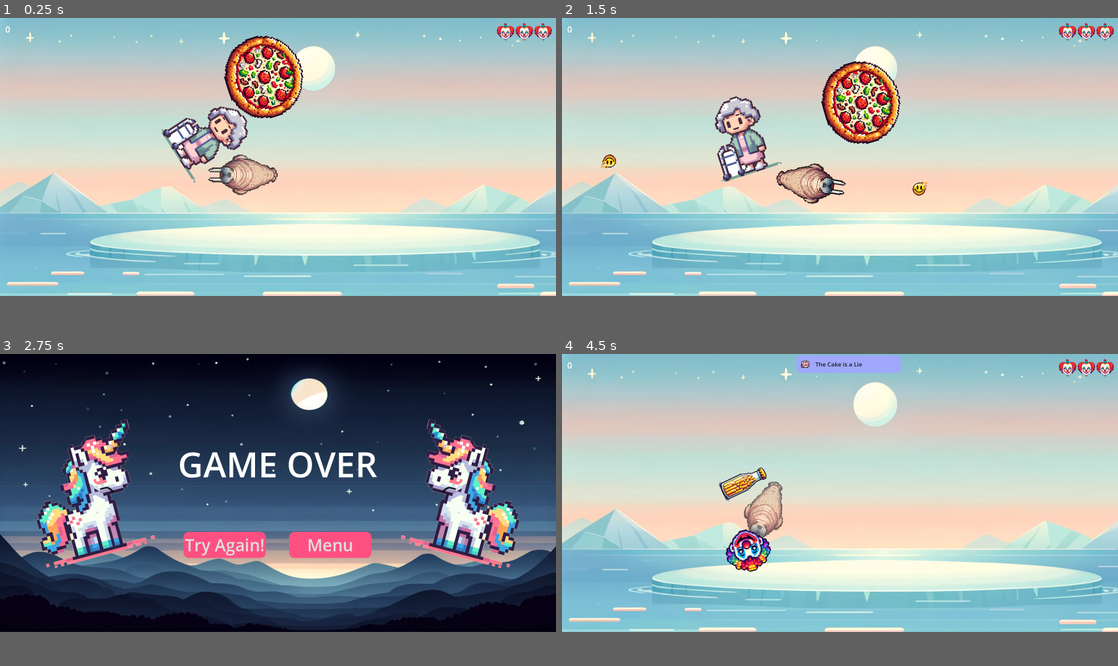
Above: before the commit, frames 1-4 (two rows, left to right).
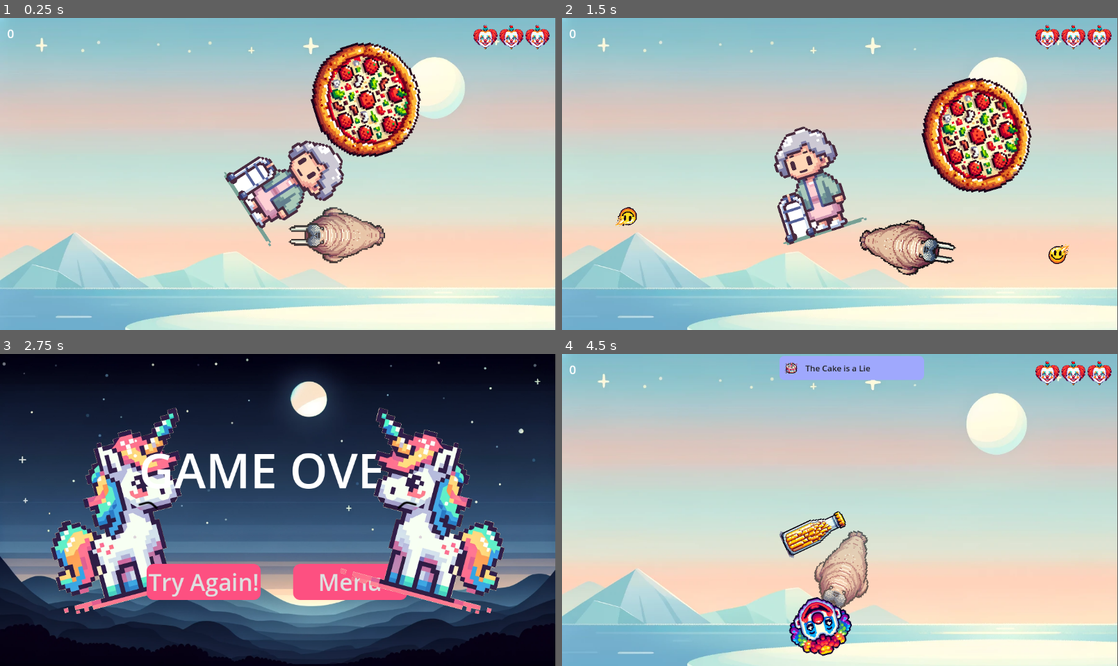
Above: after the commit, the same moments.

Repository: bytedev-code/the-sad-unicorn
Game: Godot game, scene res://game.tscn
Same seed, same stepped clock (60 frames per second), same inputs: the game is played once before the commit and once after it. This scene is started directly instead of the project's main scene.
Inputs (mouse positions are in pixels of both pictures, inside the frame that each line leads up to):
- Up to frame 1 (0.25 s): no input
- Up to frame 2 (1.5 s): move the mouse to (962, 142) at 0.52 s; hold D (player_rotate_right) 0.53-1.28 s; hold Space (player_shoot) 0.53-1.28 s; move the mouse to (728, 170) at 1.27 s; hold A (player_rotate_left) from 1.28 s (still down); tap K at 1.35 s
- Up to frame 3 (2.75 s): move the mouse to (333, 432) at 2.02 s; release A (player_rotate_left) at 2.03 s; hold D (player_rotate_right) from 2.03 s (still down); hold T from 2.03 s (still down)
- Up to frame 4 (4.5 s): release D (player_rotate_right) at 2.75 s; release T at 2.75 s; click "Try Again!" at 2.75 s; move the mouse to (812, 547) at 3.52 s; hold W (player_forward) 3.53-4.28 s; tap O at 3.6 s; move the mouse to (1006, 534) at 4.27 s; hold A (player_rotate_left) from 4.28 s (still down); hold R from 4.28 s (still down)
In our replay, the window is 800x400 before the commit and 799x449 after it. These sizes can differ from the game's own. Grey fills any space a smaller window leaves; there, only what the larger window draws over its background counts as a difference.

The runs differ from the first frame. In frame 1, 66% of the frame differs, in the area x 0-100%, y 1-100%; in frame 2, 65%; in frame 3, 52%; in frame 4, 61%.
Error in both runs: Invalid access to property or key 'game' on a base object of type 'Dictionary'. (res://achivements/scripts/achivements.gd:10)

Commit message:
implement damage indicator

Diff:
--- /dev/null
+++ b/DamageIndicator.gd
@@ -0,0 +1,46 @@
+class_name DamageIndicator
+extends Node
+
+@export var SPRITE: NodePath = "./Sprite2D"
+@export var BLINK_COLOR: Color = Color.RED
+@export var BLINK_TIME: float = 0.15
+
+var _enable_blink = false
+var _start_modulate = null
+var _blink_timer = Timer.new()
+
+# Called when the node enters the scene tree for the first time.
+func _ready():
+	_blink_timer.wait_time = BLINK_TIME
+	_blink_timer.one_shot = true
+	_blink_timer.timeout.connect(_timer_timeout)
+	add_child(_blink_timer)
+
+
+# Called every frame. 'delta' is the elapsed time since the previous frame.
+func _process(delta):
+	if _enable_blink:
+		var interpolated_color = _interpolate(_start_modulate, BLINK_COLOR, _timer_percent())
+		get_node(SPRITE).modulate = interpolated_color
+
+
+func on_hit_slot():
+	_enable_blink = true
+	_start_modulate = get_node(SPRITE).modulate
+	_blink_timer.start(BLINK_TIME)
+
+func _timer_timeout():
+	_enable_blink = false
+
+func _timer_percent():
+	return _blink_timer.time_left / _blink_timer.wait_time
+
+func _transition_function(x: float) -> float:
+	if x <= 0.5:
+		return 2.0*x
+	else:
+		return 2.0*(1.0-x)
+
+func _interpolate(from: Color, to: Color, weight: float):
+	var w = _transition_function(weight)
+	return (1-w)*from + w*to
--- a/enemy.gd
+++ b/enemy.gd
@@ -24,9 +24,13 @@
 var _hp = 5
 
 var rng = RandomNumberGenerator.new()
+var dmg_indicator = DamageIndicator.new()
 
 # Called when the node enters the scene tree for the first time.
 func _ready():
+	dmg_indicator.SPRITE = "../Sprite2D"
+	on_hit.connect(dmg_indicator.on_hit_slot)
+	add_child(dmg_indicator)
 
 	if MOVETYPE == MoveType.RANDOM:
 		_direction = Vector2.from_angle(rng.randf() * 2 * PI)
--- a/player.gd
+++ b/player.gd
@@ -2,6 +2,7 @@
 extends CharacterBody2D
 
 signal on_damage(hp: int, enemy: String)
+signal on_hit()
 signal on_shoot()
 signal on_lost(enemy: String)
 
@@ -82,7 +83,6 @@
 
 
 func add_impulse(impulse: Vector2):
-	print("IMPULSE")
 	_impulse = impulse
 	_apply_impulse = true
 
@@ -91,6 +91,7 @@
 	_is_invincible = true
 	InvincibleTimer.start()
 
+	on_hit.emit()
 	on_damage.emit(_hp, enemy.name)
 
 	if _hp <= 0:
--- a/player.tscn
+++ b/player.tscn
@@ -1,7 +1,8 @@
-[gd_scene load_steps=4 format=3 uid="uid://yaolwrsv7rof"]
+[gd_scene load_steps=5 format=3 uid="uid://yaolwrsv7rof"]
 
 [ext_resource type="Script" path="res://player.gd" id="1_ulpd7"]
 [ext_resource type="Texture2D" uid="uid://c6ih7oetcwv4b" path="res://assets/enemies/walrus_1.png" id="2_xtfns"]
+[ext_resource type="Script" path="res://DamageIndicator.gd" id="3_ndvl3"]
 
 [sub_resource type="CapsuleShape2D" id="CapsuleShape2D_aj5bb"]
 radius = 56.0
@@ -29,3 +30,9 @@
 [node name="ShootCooldown" type="Timer" parent="."]
 wait_time = 0.5
 one_shot = true
+
+[node name="DamageIndicator" type="Node" parent="."]
+script = ExtResource("3_ndvl3")
+SPRITE = NodePath("../Sprite2D")
+
+[connection signal="on_hit" from="." to="DamageIndicator" method="on_hit_slot"]
--- a/project.godot
+++ b/project.godot
@@ -19,11 +19,6 @@
 
 Globals="*res://globals.gd"
 AudioManager="*res://AudioManager.tscn"
-
-[display]
-
-window/size/viewport_width=1600
-window/size/viewport_height=800
 
 [input]
 
Not shown: 1 places in blueprints/enemies/banana.tscn that only renumber resources
Not shown: 1 places in blueprints/enemies/unicorn.tscn that only renumber resources
Not shown: 1 places in game.tscn that only renumber resources
Not shown, changed: .gitignore
